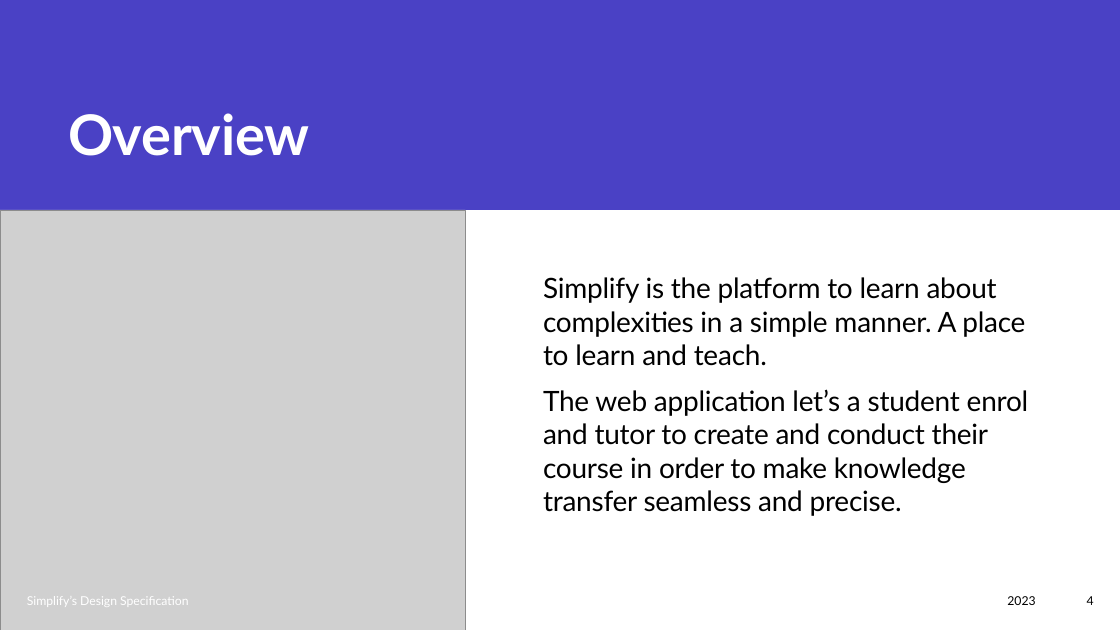
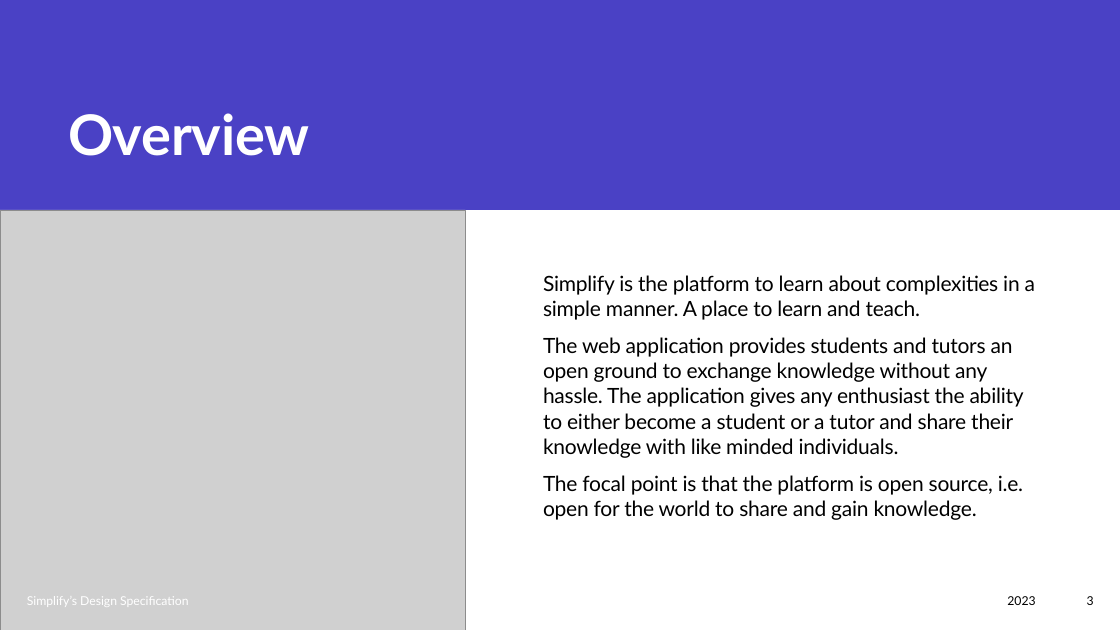
Before and after one commit to praharsh05/ITech-Group, a slide deck: slide 3 of Design specification/ITech_GP.pptx (slide 4 before the commit). Drawn at 1120x630 pixels with LibreOffice and Linux fonts; fonts in the diff are those of the drawing; grey boxes stand for pictures. Boxes give left, top, right and bottom in pixels: in the first picture for what was removed or moved away, otherwise in the second. Text is boxed around its words. In the diff, an @@ line names an element or a change of style, - is before the commit and + after.

Commit message:
final presentation

```diff
--- a/Design specification/ITech_GP.pptx
+++ b/Design specification/ITech_GP.pptx
@@ text at (x1=543, y1=275, x2=1035, y2=320): size 24 to 18 pt in "Simplify is the platform to learn about ..." @@
@@ text at (x1=543, y1=337, x2=1024, y2=520): text changed; size 24 to 18 pt @@
-The web application let’s a student enrol and tutor to create and conduct their course in order to make knowledge transfer seamless and precise.
+The web application provides students and tutors an open ground to exchange knowledge without any hassle. The application gives any enthusiast the ability to either become a student or a tutor and share their knowledge with like minded individuals.
+The focal point is that the platform is open source, i.e. open for the world to share and gain knowledge.
@@ page number at (x1=1087, y1=596, x2=1094, y2=605): text changed @@
-4
+3
```
Also in this commit, not shown: 5 other slides changed, 4 slides added, 5 slides removed, 1 other file.
